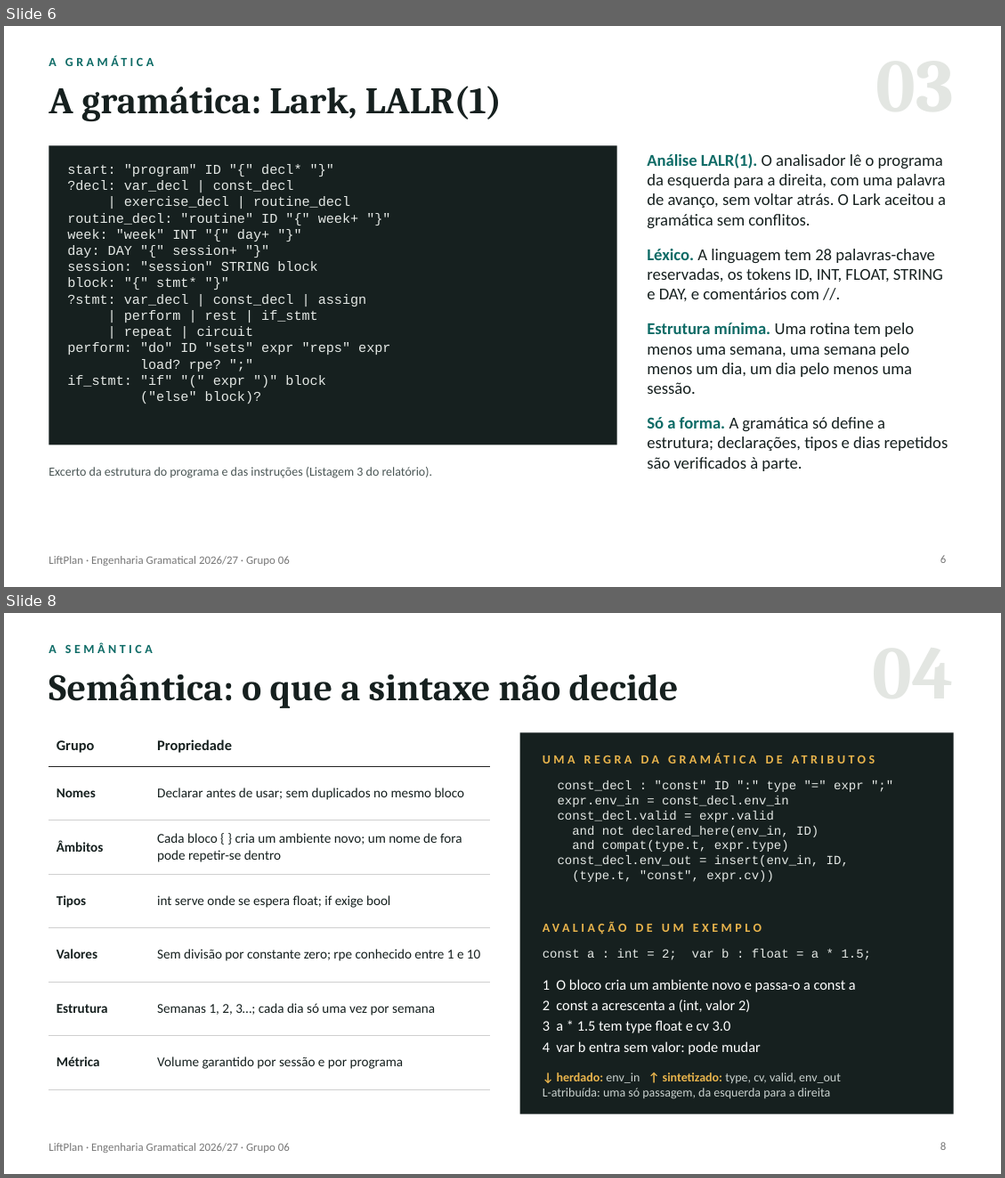
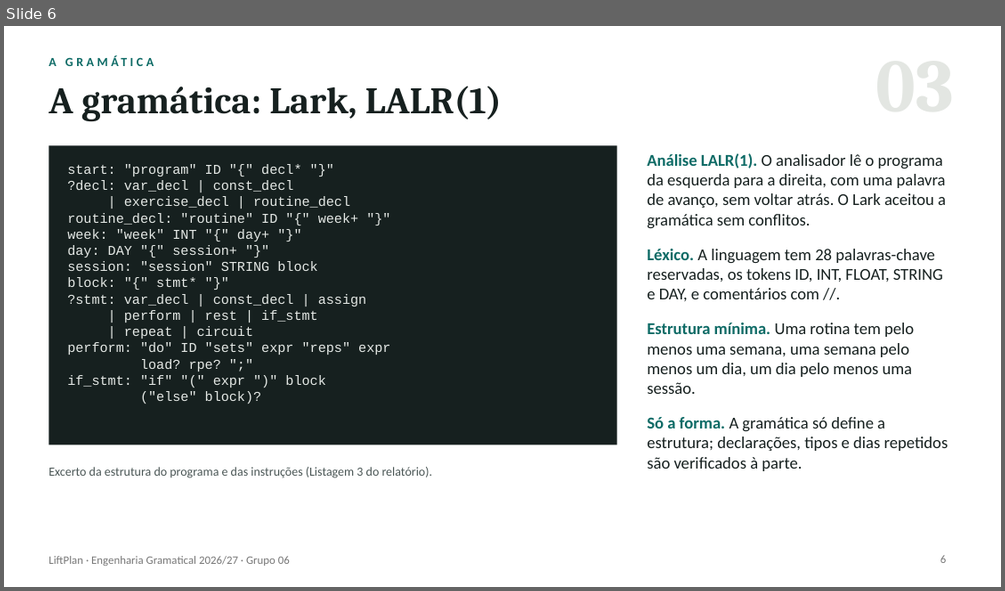
Before and after one commit to vitorhmina/mei-1ano-1semestre-EG, a slide deck: LiftPlan_Apresentacao.pptx. Shown one above the other, each under a label of ours: slides 6 and 8 before the commit, slide 6 after it; the slides between them are not shown. The pictures are 1005x1178 and 1005x591 pixels, drawn with LibreOffice and Linux fonts; fonts in the diff are those of the drawing. Boxes give left, top, right and bottom in pixels: in the first picture for what was removed or moved away, otherwise in the second. Text is boxed around its words. In the diff, an @@ line names an element or a change of style, - is before the commit and + after.

```diff
--- a/LiftPlan_Apresentacao.pptx
+++ b/LiftPlan_Apresentacao.pptx
@@ slide 8 removed at [4, 613, 1001, 1174], background #FFFFFF; not listed: 1 template element that a slide beside it also shows @@
@@ text removed at [48, 643, 153, 653] @@
-A SEMÂNTICA
@@ title removed at [48, 674, 679, 708] @@
-Semântica: o que a sintaxe não decide
@@ table removed at [48, 732, 490, 1072], 7 rows, 2 columns @@
-Grupo | Propriedade
-Nomes | Declarar antes de usar; sem duplicados no mesmo bloco
-Âmbitos | Cada bloco { } cria um ambiente novo; um nome de fora pode repetir-se dentro
-Tipos | int serve onde se espera float; if exige bool
-Valores | Sem divisão por constante zero; rpe conhecido entre 1 e 10
-Estrutura | Semanas 1, 2, 3…; cada dia só uma vez por semana
-Métrica | Volume garantido por sessão e por programa
@@ rectangle removed at [520, 732, 954, 1114] @@
@@ text removed at [558, 780, 864, 882] @@
-const_decl : "const" ID ":" type "=" expr ";"
-expr.env_in = const_decl.env_in
-const_decl.valid = expr.valid
-and not declared_here(env_in, ID)
-and compat(type.t, expr.type)
-const_decl.env_out = insert(env_in, ID,
-(type.t, "const", expr.cv))
@@ text removed at [542, 921, 761, 934] @@
-AVALIAÇÃO DE UM EXEMPLO
@@ text removed at [542, 949, 872, 960] @@
-const a : int = 2; var b : float = a * 1.5;
@@ text removed at [542, 979, 856, 1054] @@
-1 O bloco cria um ambiente novo e passa-o a const a
-2 const a acrescenta a (int, valor 2)
-3 a * 1.5 tem type float e cv 3.0
-4 var b entra sem valor: pode mudar
@@ text removed at [542, 1072, 841, 1099] @@
-↓ herdado: env_in ↑ sintetizado: type, cv, valid, env_out
-L-atribuída: uma só passagem, da esquerda para a direita
@@ text removed at [603, 1087, 711, 1096] @@
-UMA REGRA DA GRAMÁTICA DE ATRIBUTOS
@@ page number removed at [940, 1142, 946, 1150] @@
-8
```
Also in this commit, not shown: 4 slides changed, 2 slides added.
